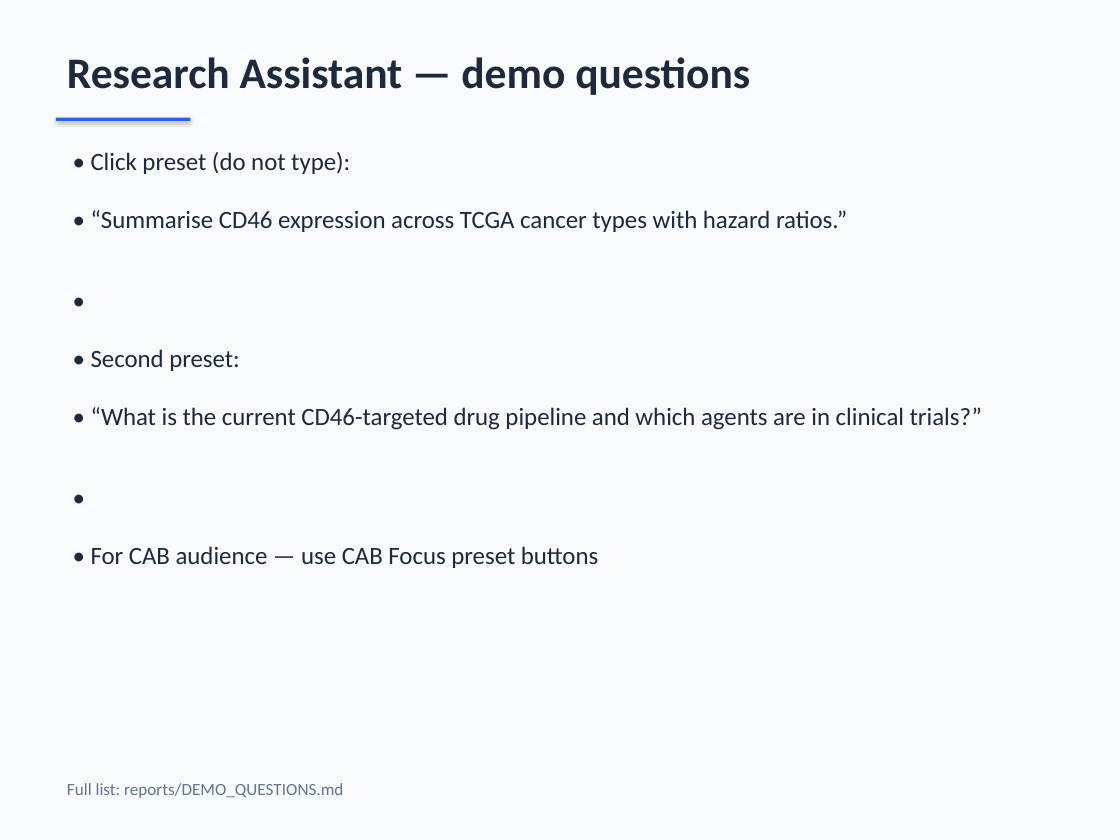
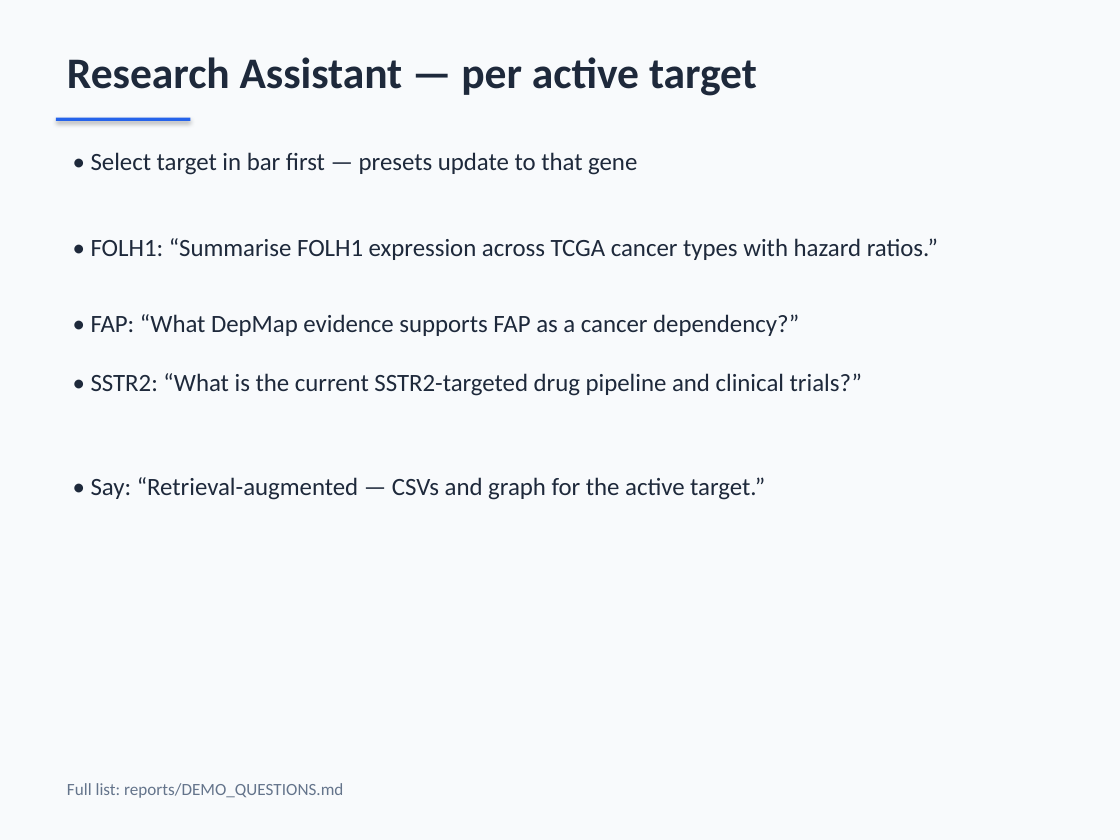
Before and after one commit to eurth/cd46-precision-medicine-platform, a slide deck: slide 11 of reports/OncoBridge_Demo_Presentation.pptx. Drawn at 1120x840 pixels with LibreOffice and Linux fonts; fonts in the diff are those of the drawing. Boxes give left, top, right and bottom in pixels: in the first picture for what was removed or moved away, otherwise in the second. Text is boxed around its words. In the diff, an @@ line names an element or a change of style, - is before the commit and + after.

Commit message:
Rebalance demo docs and PPT for equal five-target positioning.

```diff
--- a/reports/OncoBridge_Demo_Presentation.pptx
+++ b/reports/OncoBridge_Demo_Presentation.pptx
@@ text at [67,57,757,96]: text changed @@
-Research Assistant — demo questions
+Research Assistant — per active target
@@ text at [91,152,637,175]: text changed @@
-• Click preset (do not type):
+• Select target in bar first — presets update to that gene
@@ text at [91,238,938,260]: text changed @@
-• “Summarise CD46 expression across TCGA cancer types with hazard ratios.”
+• FOLH1: “Summarise FOLH1 expression across TCGA cancer types with hazard ratios.”
@@ text removed at [62,279,1058,340] @@
-•
@@ text added at [91,314,799,336], 16 pt, text #1E293B @@
+• FAP: “What DepMap evidence supports FAP as a cancer dependency?”
@@ text removed at [91,349,240,371] @@
-• Second preset:
@@ text at [91,373,862,396]: text changed @@
-• “What is the current CD46-targeted drug pipeline and which agents are in clinical trials?”
+• SSTR2: “What is the current SSTR2-targeted drug pipeline and clinical trials?”
@@ text removed at [62,476,1058,538] @@
-•
@@ text added at [91,477,765,500], 16 pt, text #1E293B @@
+• Say: “Retrieval-augmented — CSVs and graph for the active target.”
@@ text removed at [91,546,598,568] @@
-• For CAB audience — use CAB Focus preset buttons
```
Also in this commit, not shown: 11 other slides changed, 1 slide added, 1 slide removed, 5 other files.
